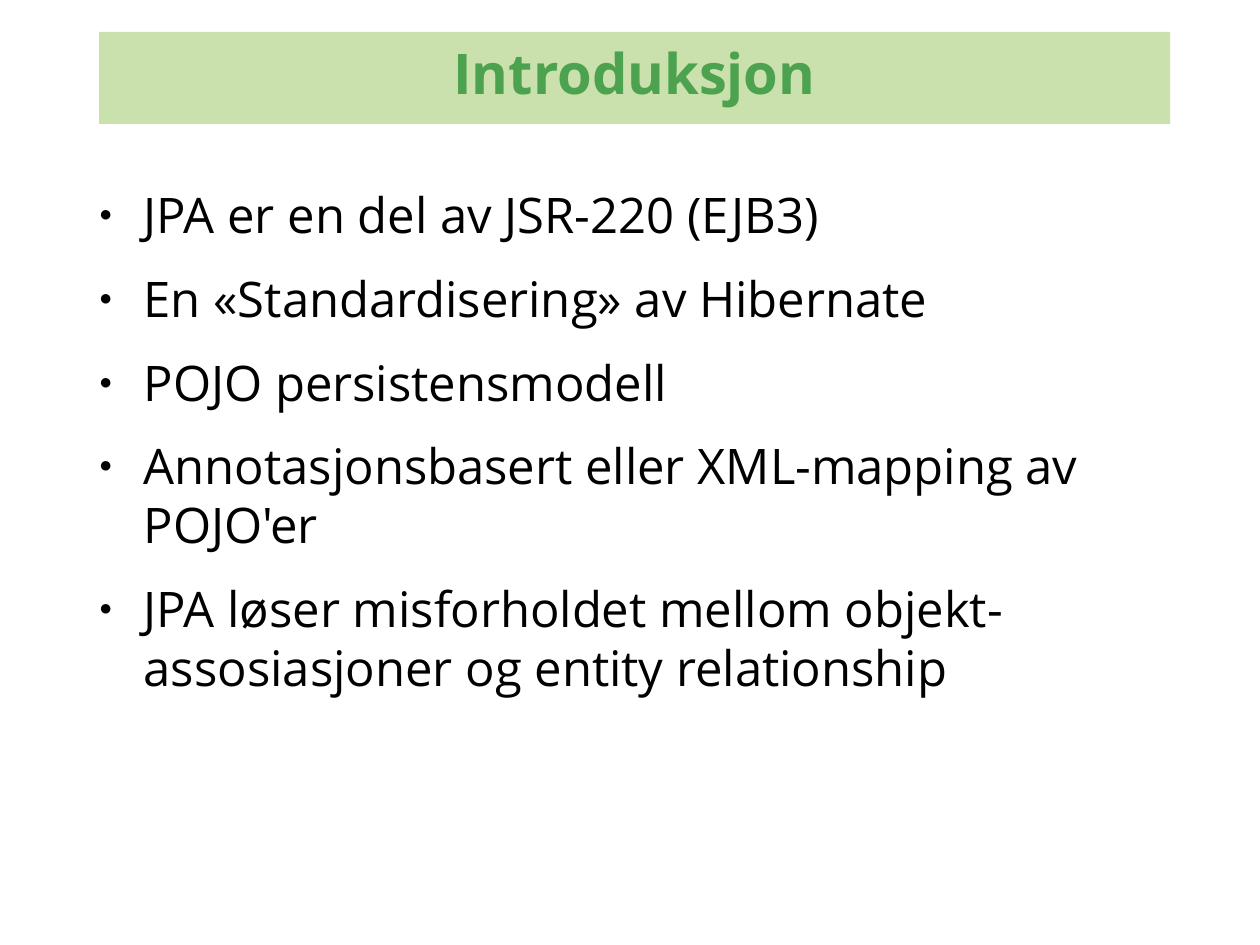
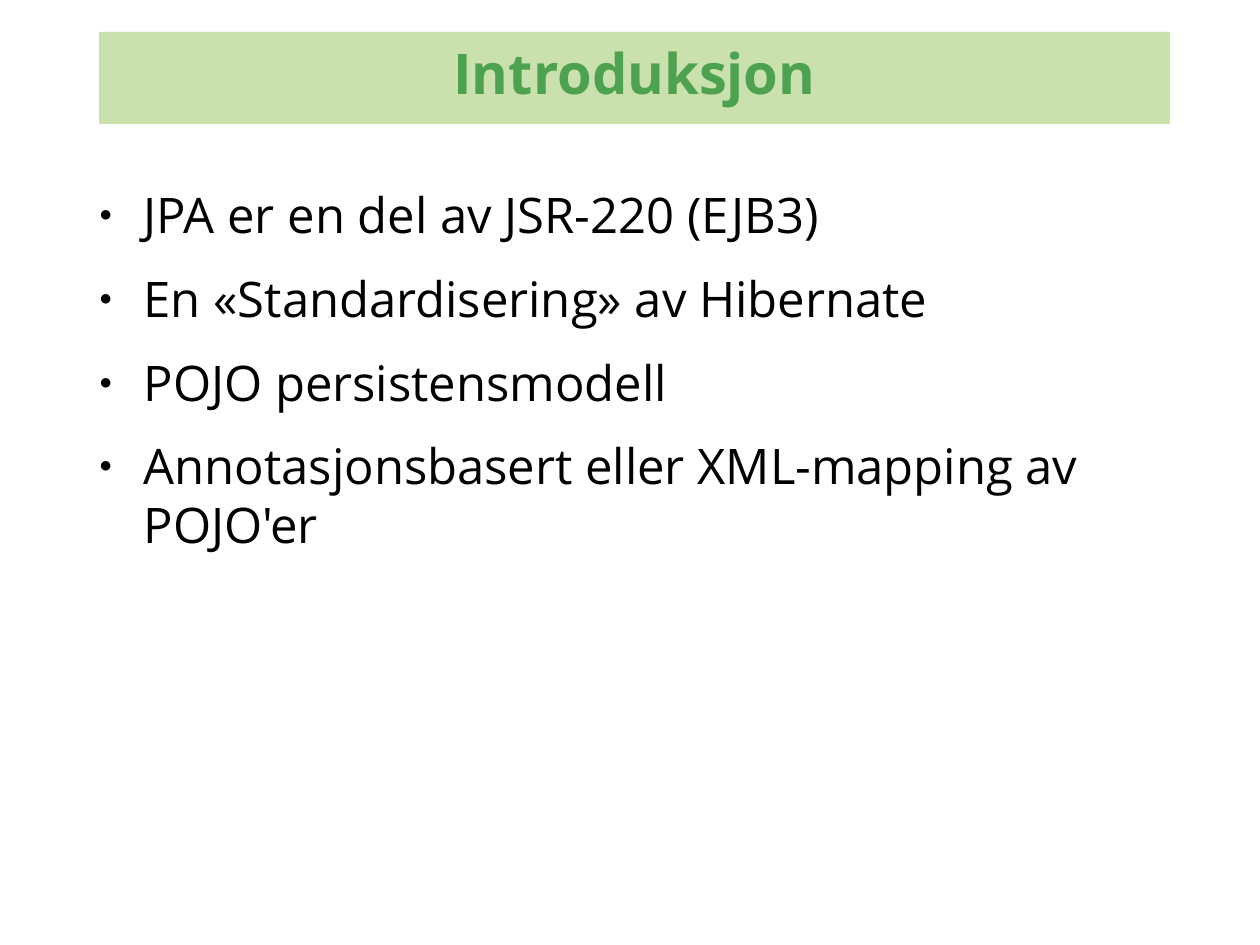
Before and after one commit to kenglxn/seam-maven-refimpl, a slide deck: slide 3 of sandbox/loo/jpa-continued/jpa-continued.odp. Drawn at 1260x945 pixels with LibreOffice and Linux fonts; fonts in the diff are those of the drawing; background and template pictures are left out. Boxes give left, top, right and bottom in pixels: in the first picture for what was removed or moved away, otherwise in the second. Text is boxed around its words. In the diff, an @@ line names an element or a change of style, - is before the commit and + after.

```diff
--- a/sandbox/loo/jpa-continued/jpa-continued.odp
+++ b/sandbox/loo/jpa-continued/jpa-continued.odp
@@ text at (144,589,1003,698): paragraph removed @@
-● JPA løser misforholdet mellom objekt-assosiasjoner og entity relationship
```
Also in this commit, not shown: 22 other slides changed, 6 slides added, 1 other file.
